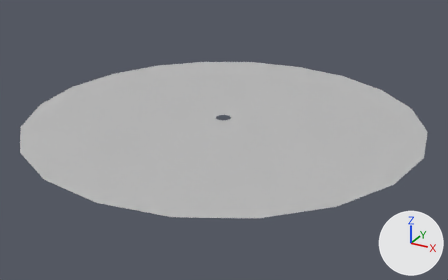
The FBX model Lunarang/Assets/Models/VFX_Meshs/Moonset_FBX_ShockWaveVFX_Model_02.fbx: old version first, new version second.
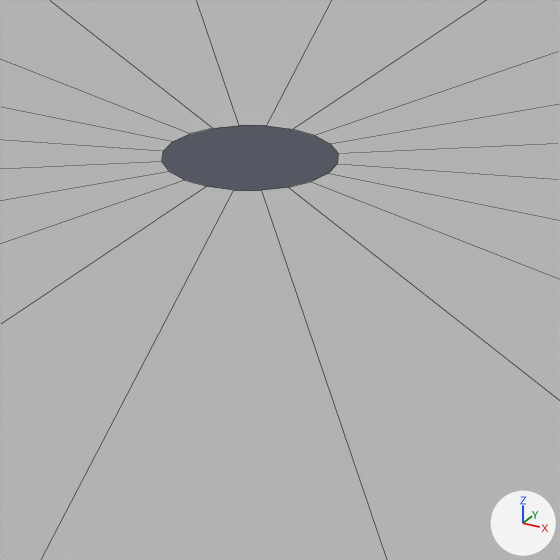
Each version is shown whole from a 50 mm camera at (12.17, -22.07, 9.98) aimed at (0.21, -0.33, -0.89), then close up on the part from 45% to 56% of the width and 37% to 54% of the height. Every picture has the same lights, and +X, +Y and +Z are marked at lower right. The close-ups show mesh edges as thin lines. Where no turn or scale is listed for an object, it has been applied to the vertices.

The first close-up shows 'disc_shape'.
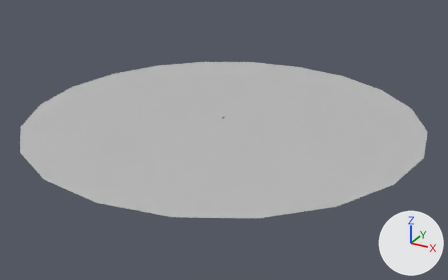
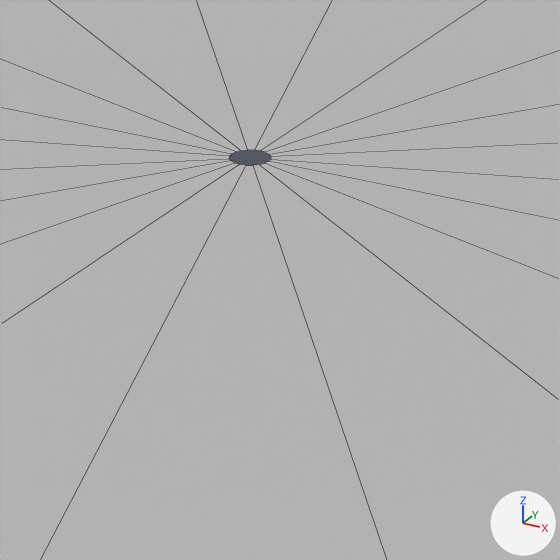
The newer file is also rescaled (x0.111), turned or shifted as a whole; pictures and numbers use the older file's frame.

Location of each change, [x1, y1, x2, y2] in pixels of the close-ups (560 x 560 px; the box of a moved part takes in the faces that stretch with it):
part 1 of me_mesh, moved or reshaped
    both: [0, 0, 560, 560]

What changed in the scene script:
```text
Change me_mesh:
    where me_mesh.from_pydata(...)  # 40 vertices, 20 faces; spans x -8.6..8.6, y -8.6..8.6, z 0.0
    used by ob_disc_shape; location = (0.0, 0.0, 0.0)
    me_mesh part 1: all 20 vertices in x -0.3..0.3, y -0.3..0.3, z 0.0 are scaled about their middle by (0.236, 0.236, 0.0251)
```
